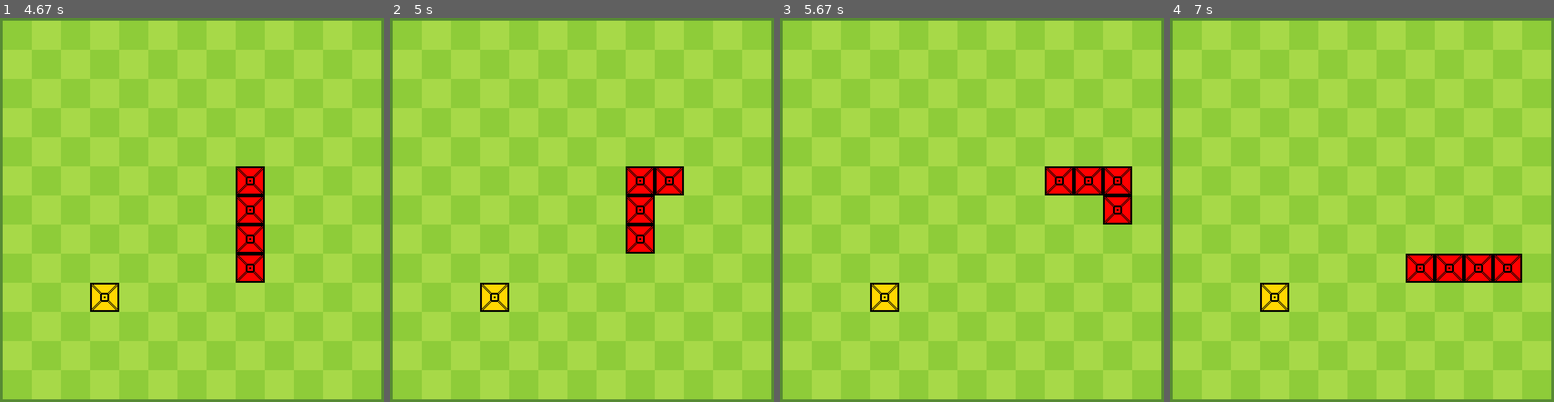
Above: before the commit, frames 1-4 (left to right).
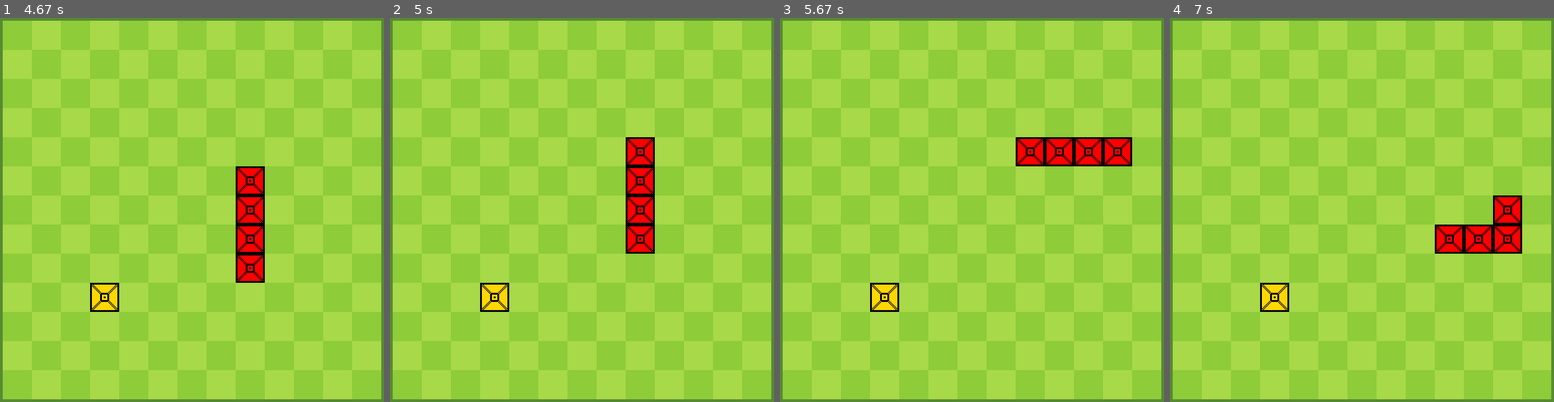
Above: after the commit, the same moments.

Repository: zzayah/GameDesignWithPygame
Game: pygame game, started from main.py
Two runs of this game, one before a commit and one after it. Both use one fixed random seed, a clock stepped at 60 frames per second and the inputs below.
Inputs:
- Up to frame 1 (4.67 s): hold Right 0.33-0.8 s; hold Up 0.83-1.3 s; hold Right 1.33-1.85 s; hold Down 2.55-3.27 s; hold Left 3.3-4.05 s; hold Up from 4.08 s (still down)
- Up to frame 2 (5 s): release Up at 4.83 s; hold Right from 4.87 s (still down)
- Up to frame 3 (5.67 s): release Right at 5.62 s; hold Down from 5.65 s (still down)
- Up to frame 4 (7 s): release Down at 6.4 s; hold Left from 6.43 s (still down)

Frame 1 is identical in both runs. In frame 2, 1.2% of the frame differs, in the area x 61-77%, y 31-47%; in frame 3, 4.6%, in the area x 61-92%, y 31-54%; in frame 4, 4.6%.

Commit message:
check fruit method implemented

Diff:
--- a/main.py
+++ b/main.py
@@ -73,6 +73,8 @@
         self.startup_flip_executed = False
         self.event_occured = False
 
+        self.check_fruit_iter = 0
+
         self.board_size = (board_size, board_size)
 
         if not (10 < self.board_size[0] < 26):
@@ -151,6 +153,26 @@
 
         self.snake_pos = new_ary
 
+    def check_fruit(self):
+        # Flag to check if the fruit is inside the snake
+        fruit_inside_snake = False
+
+        # Iterate over the entire snake_pos array
+        for row in range(self.board_size[0]):
+            for col in range(self.board_size[1]):
+                # Check if the current cell is part of the snake
+                if self.snake_pos[row][col] != 0:
+                    # Check if the fruit is in the same position as this part of the snake
+                    if (col, row) == self.fruit_location:
+                        fruit_inside_snake = True
+                        break  # No need to check further if we've found the fruit inside the snake
+
+            if fruit_inside_snake:
+                break
+
+        # If the fruit is inside the snake, relocate it
+        if fruit_inside_snake:
+            self.place_fruit()  # This will find a new location for the fruit
 
     def place_fruit(self):
         if self.fruit_location is None:
@@ -171,6 +193,7 @@
         self.init_set_board()
         while running:
             event_occured = False
+            self.check_fruit()
             if self.lost == True:
                 print('lost')
 
@@ -196,17 +219,24 @@
                 if self.snake_head[0][0] < 0 or self.snake_head[0][0] >= self.board_size[1] or self.snake_head[0][1] < 0 or self.snake_head[0][1] >= self.board_size[0]:
                     print(self.lost)
                     self.lost = True
-                print(self.snake_pos[self.snake_head[0][0]][self.snake_head[0][1]-1] == 0)
                 if self.input_direction == "left" and self.snake_head[1] != "right":
+                    if self.snake_head[1] == "left" and self.snake_pos[self.snake_head[0][0]][self.snake_head[0][1]-1] != 0:
+                        self.lost = True
                     self.snake_head = ((self.snake_head[0][0], self.snake_head[0][1] - 1), "left")
                     self.marker_ary[self.snake_head[0][0]][self.snake_head[0][1]+1] = self.snake_head[1]
                 elif self.input_direction == "right" and self.snake_head[1] != "left":
+                    if self.snake_pos[1] == "right" and self.snake_pos[self.snake_head[0][0]][self.snake_head[0][1]+1] != 0:
+                        self.lost = True
                     self.snake_head = ((self.snake_head[0][0], self.snake_head[0][1] + 1), "right")
                     self.marker_ary[self.snake_head[0][0]][self.snake_head[0][1]-1] = self.snake_head[1]
                 elif self.input_direction == "up" and self.snake_head[1] != "down":
+                    if self.snake_head[1] == "up" and self.snake_pos[self.snake_head[0][0]-1][self.snake_head[0][1]] != 0:
+                        self.lost = True
                     self.snake_head = ((self.snake_head[0][0] - 1, self.snake_head[0][1]), "up")
                     self.marker_ary[self.snake_head[0][0]+1][self.snake_head[0][1]] = self.snake_head[1]
                 elif self.input_direction == "down" and self.snake_head[1] != "up":
+                    if self.snake_head[1] == "down" and self.snake_pos[self.snake_head[0][0]+1][self.snake_head[0][1]] != 0:
+                        self.lost = True
                     self.snake_head = ((self.snake_head[0][0] + 1, self.snake_head[0][1]), "down")
                     self.marker_ary[self.snake_head[0][0]-1][self.snake_head[0][1]] = self.snake_head[1]
 
@@ -222,7 +252,7 @@
                             self.marker_ary[self.snake_head[0][0]][self.snake_head[0][1]+1] = self.snake_head[1]
                         case "up":
                             self.snake_pos[self.snake_head[0][0]][self.snake_head[0][1]] = (self.snake_head[0], "up")
-                            # self.snakehead = ((self.snake_head[0][0] - 1, self.snake_head[0][1]), "up")
+                            self.snake_head = ((self.snake_head[0][0] - 1, self.snake_head[0][1]), "up")
                             self.marker_ary[self.snake_head[0][0]+1][self.snake_head[0][1]] = self.snake_head[1]
                         case "down":
                             self.snake_pos[self.snake_head[0][0]][self.snake_head[0][1]] = (self.snake_head[0], "down")
